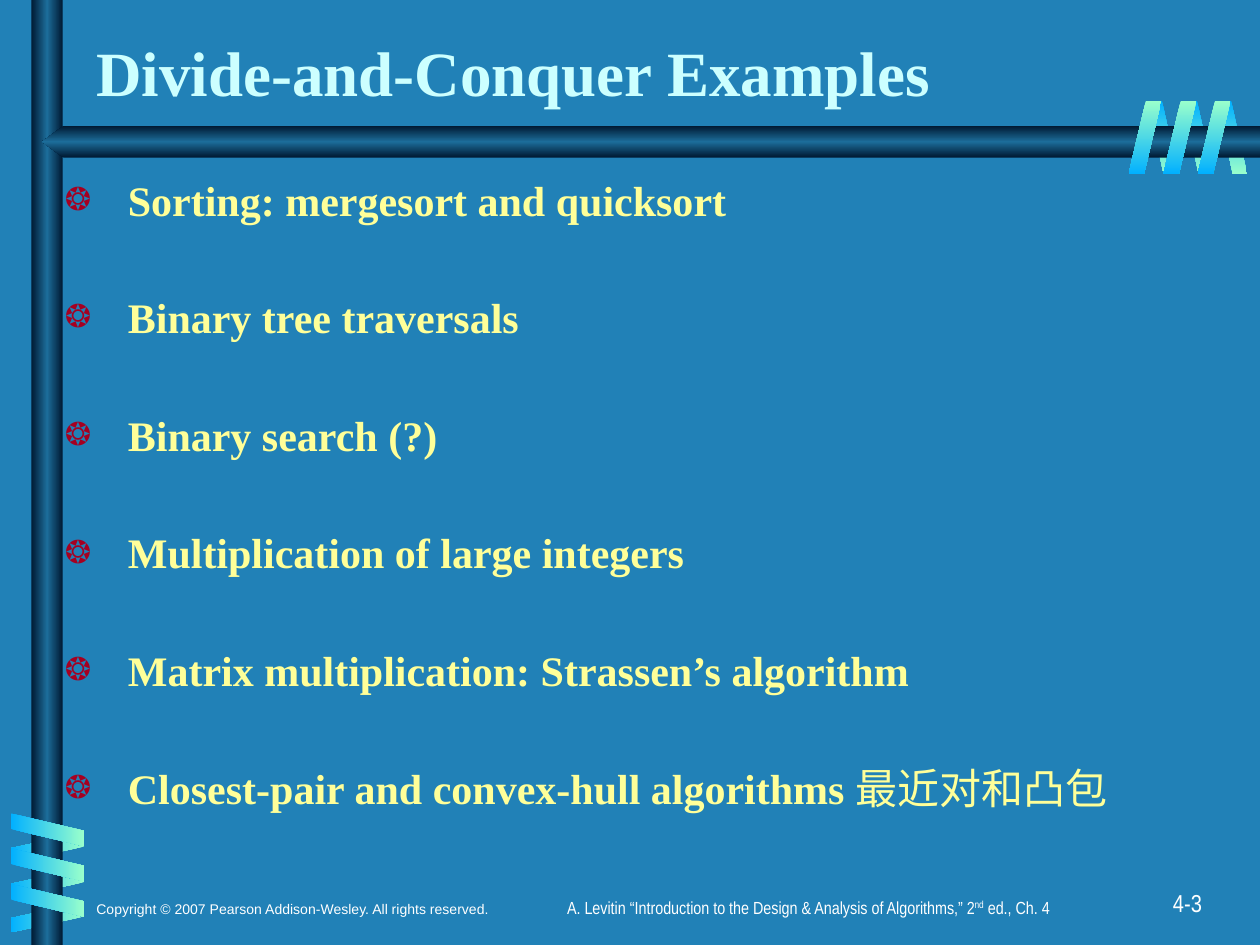
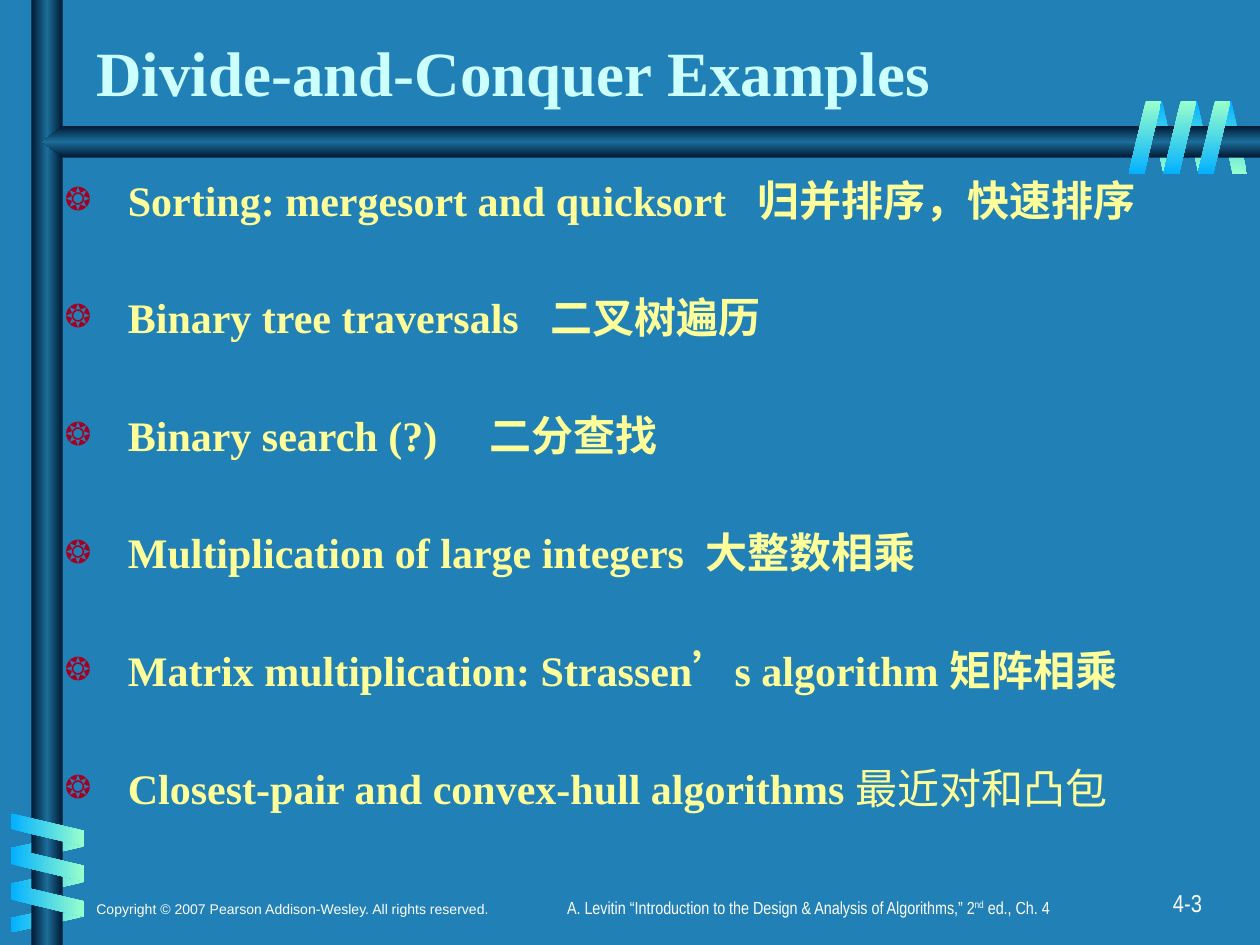
Before and after one commit to sundyCoder/CSK, a slide deck: slide 4 of 3@CSDS/PPT/2@divide_conquer_2.pptx. Drawn at 1260x945 pixels with LibreOffice and Linux fonts; fonts in the diff are those of the drawing. Boxes give left, top, right and bottom in pixels: in the first picture for what was removed or moved away, otherwise in the second. Text is boxed around its words. In the diff, an @@ line names an element or a change of style, - is before the commit and + after.

Commit message:
tree.

```diff
--- a/3@CSDS/PPT/2@divide_conquer_2.pptx
+++ b/3@CSDS/PPT/2@divide_conquer_2.pptx
@@ text at (128,173,1136,695): text changed @@
-❂ Sorting: mergesort and quicksort
-❂ Binary tree traversals
-❂ Binary search (?)
-❂ Multiplication of large integers
-❂ Matrix multiplication: Strassen’s algorithm
+❂ Sorting: mergesort and quicksort 归并排序，快速排序
+❂ Binary tree traversals 二叉树遍历
+❂ Binary search (?) 二分查找
+❂ Multiplication of large integers 大整数相乘
+❂ Matrix multiplication: Strassen’s algorithm 矩阵相乘
```
Also in this commit, not shown: 3 other slides changed, 34 other files.
